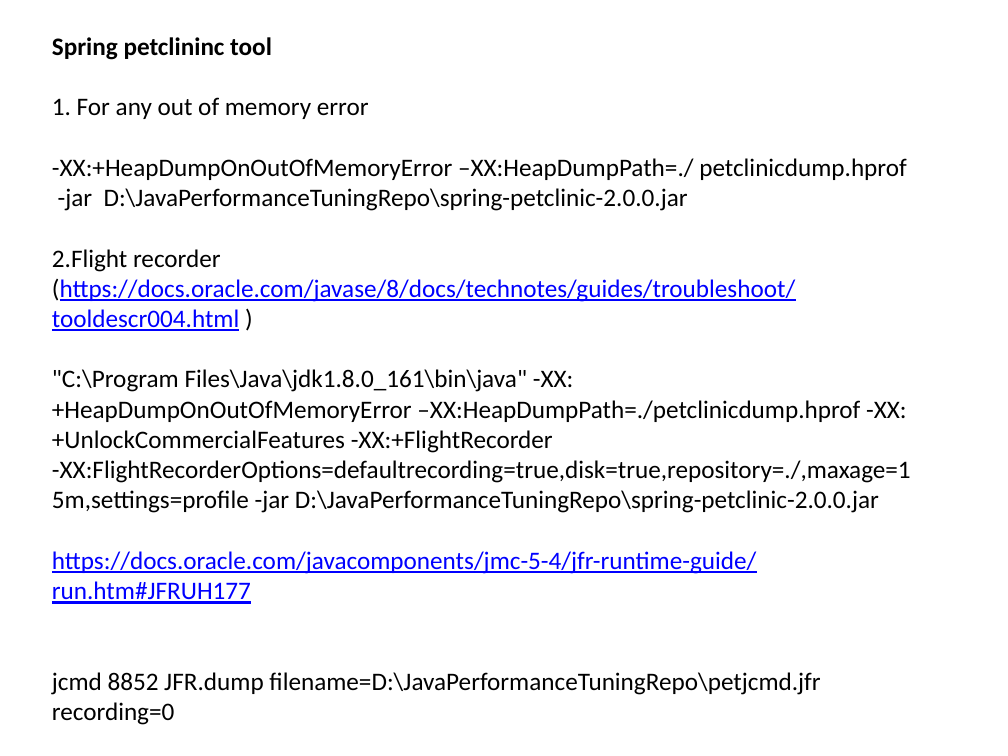
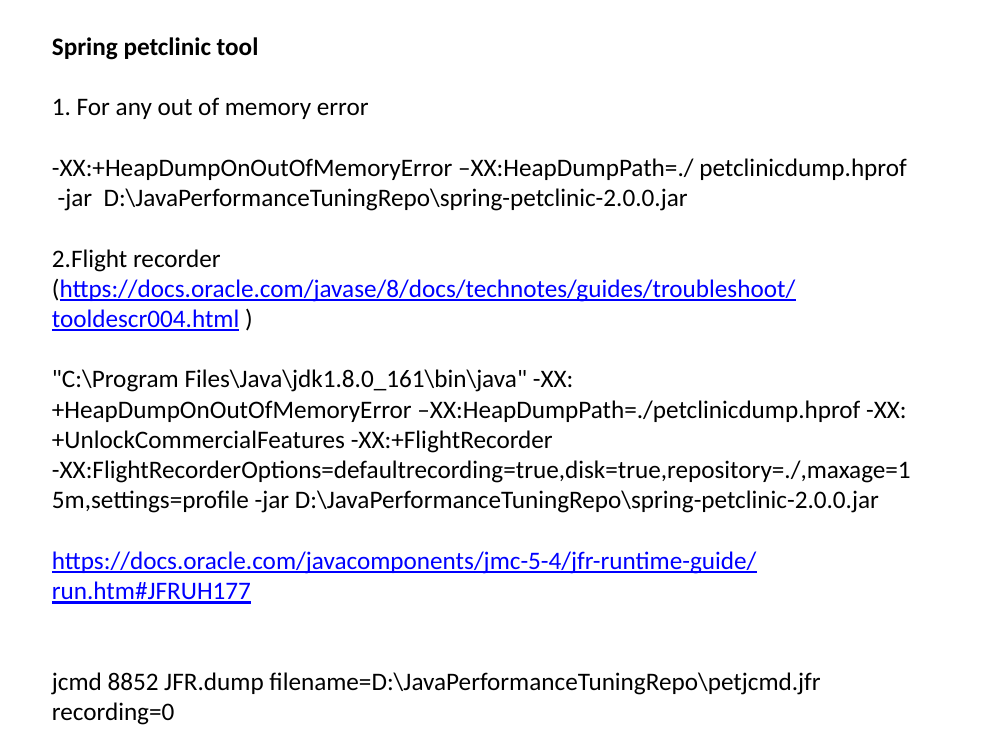
Before and after one commit to mdparthi/JavaPerformanceTuning, a slide deck: slide 6 of JPTInfo.pptx. Drawn at 1008x756 pixels with LibreOffice and Linux fonts; fonts in the diff are those of the drawing. Boxes give left, top, right and bottom in pixels: in the first picture for what was removed or moved away, otherwise in the second. Text is boxed around its words. In the diff, an @@ line names an element or a change of style, - is before the commit and + after.

Commit message:
update

```diff
--- a/JPTInfo.pptx
+++ b/JPTInfo.pptx
@@ text at box(52, 37, 259, 60): text changed @@
-Spring petclininc tool
+Spring petclinic tool
```
Also in this commit, not shown: 1 slide added.
